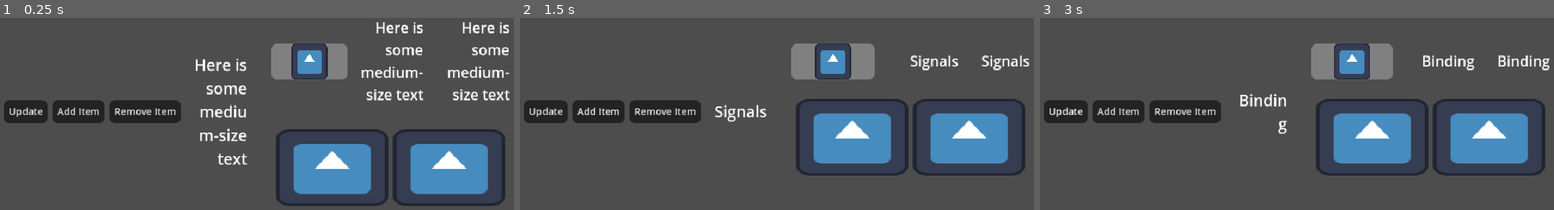
Above: before the commit, frames 1-3 (left to right).
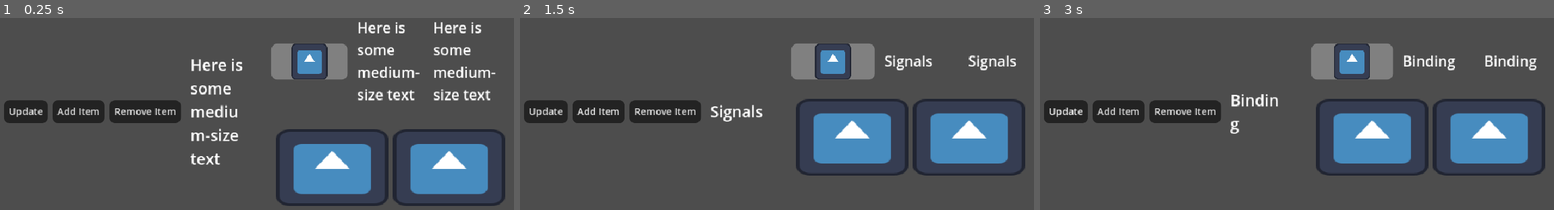
Above: after the commit, the same moments.

Repository: ElvisVilla/GDScriptUI
Game: Godot game, scene res://examples/ViewExample.tscn
Two runs of this game, one before a commit and one after it. Both use one fixed random seed, a clock stepped at 60 frames per second and the inputs below.
Inputs:
- Up to frame 1 (0.25 s): no input
- Up to frame 2 (1.5 s): click "Update" at 0.5 s; click "Add Item" at 1.25 s
- Up to frame 3 (3 s): click "Remove Item" at 2 s; click "Update" at 2.75 s

The runs differ from the first frame. In frame 1, 5.1% of the frame differs, in the area x 37-100%, y 2-77%; in frame 2, 1.3%; in frame 3, 1.6%.

Commit message:
Modify text Alignment Constants

Diff:
--- a/framework/core/View.gd
+++ b/framework/core/View.gd
@@ -165,11 +165,11 @@
 }
 
 enum TextAlignment {
-	TRAILING = 0,
+	LEADING = 0,
 	CENTER = 1,
-	LEADING = 2,
-	TOP = 0,
-	BOTTOM = 2,
+	TRAILING = 2,
+	# TOP = 0,
+	# BOTTOM = 2,
 }
 
 enum BoxContainerAlignment {
